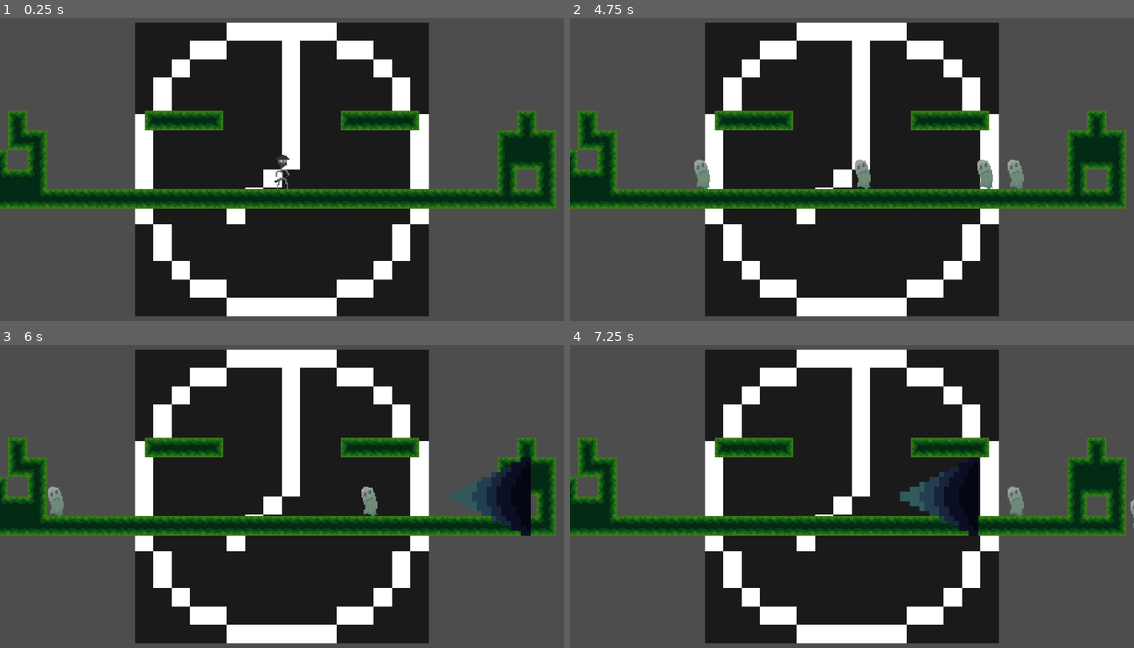
Above: before the commit, frames 1-4 (two rows, left to right).
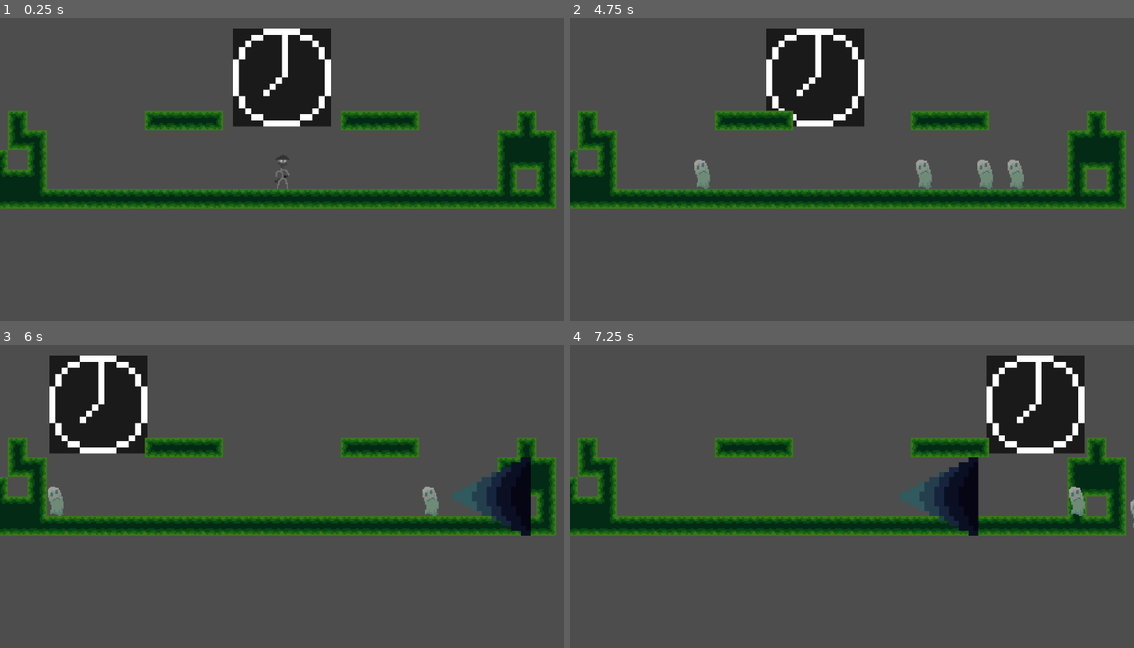
Above: after the commit, the same moments.

Repository: Wayl123/This-Is-Nightmare-Project
Game: Godot game, scene res://scene/boss_stage.tscn
Same seed, same stepped clock (60 frames per second), same inputs: the game is played once before the commit and once after it.
Inputs:
- Up to frame 1 (0.25 s): no input
- Up to frame 2 (4.75 s): hold X (Stop) 0.53-1.28 s; hold D (Right) 0.53-2.03 s; tap Space (Jump) at 0.77, 1.52, 3.02, 3.77, 4.52 s; tap Z (Shoot) at 1.35 s; tap X (Stop) at 1.55, 2.85, 3.8, 4.35 s; hold A (Left) 2.03-2.78 s; hold X (Stop) 2.03-2.78 s; hold D (Right) 2.78-4.28 s; hold Z (Shoot) 3.53-4.28 s; hold A (Left) from 4.28 s (still down)
- Up to frame 3 (6 s): release A (Left) at 5.03 s; hold D (Right) 5.03-5.78 s; hold X (Stop) 5.03-5.78 s; hold A (Left) from 5.78 s (still down); tap Z (Shoot) at 5.85 s
- Up to frame 4 (7.25 s): keep holding A (Left); tap Space (Jump) at 6.02, 6.77 s; tap X (Stop) at 6.05 s; hold X (Stop) from 6.53 s (still down)

The runs differ from the first frame. In frame 1, 42% of the frame differs, in the area x 23-77%, y 1-99%; in frame 2, 41%; in frame 3, 50%, in the area x 8-78%, y 1-99%; in frame 4, 49%.

Commit message:
Random boss movement

Diff:
--- a/scene/boss.tscn
+++ b/scene/boss.tscn
@@ -18,16 +18,17 @@
 
 [sub_resource type="CircleShape2D" id="CircleShape2D_s7k5g"]
 
-[sub_resource type="RectangleShape2D" id="RectangleShape2D_t75mh"]
-size = Vector2(240, 45)
+[sub_resource type="CircleShape2D" id="CircleShape2D_que60"]
+radius = 42.0476
 
 [node name="Boss" type="CharacterBody2D"]
+position = Vector2(0, -75)
 collision_layer = 0
 collision_mask = 0
 script = ExtResource("1_526fu")
 
 [node name="AnimatedSprite2D" type="AnimatedSprite2D" parent="."]
-scale = Vector2(0.3, 0.3)
+scale = Vector2(0.1, 0.1)
 sprite_frames = SubResource("SpriteFrames_k78ym")
 animation = &"idle"
 
@@ -40,9 +41,25 @@
 collision_mask = 4
 
 [node name="CollisionShape2D" type="CollisionShape2D" parent="Hurtbox"]
-position = Vector2(0, -97.5)
-shape = SubResource("RectangleShape2D_t75mh")
+shape = SubResource("CircleShape2D_que60")
+debug_color = Color(0, 0.6, 0, 0.419608)
 
 [node name="EnemySpawnMarkers" parent="." instance=ExtResource("3_ba5es")]
 
 [node name="BulletSpawnMarkers" parent="." instance=ExtResource("4_rxmkd")]
+
+[node name="MoveMarkerLeft" type="Marker2D" parent="."]
+unique_name_in_owner = true
+position = Vector2(-150, -75)
+
+[node name="MoveMarkerMiddle" type="Marker2D" parent="."]
+unique_name_in_owner = true
+position = Vector2(0, -75)
+
+[node name="MoveMarkerRight" type="Marker2D" parent="."]
+unique_name_in_owner = true
+position = Vector2(150, -75)
+
+[node name="MoveTimer" type="Timer" parent="."]
+unique_name_in_owner = true
+one_shot = true
--- a/scene/bullet_spawn_markers.tscn
+++ b/scene/bullet_spawn_markers.tscn
@@ -23,7 +23,15 @@
 position = Vector2(250, 0)
 rotation = 3.14159
 
+[node name="BulletSpawnBoss" type="Marker2D" parent="."]
+unique_name_in_owner = true
+position = Vector2(0, -75)
+
 [node name="BigBulletTimer" type="Timer" parent="."]
 unique_name_in_owner = true
 wait_time = 5.0
 autostart = true
+
+[node name="BulletHellTimer" type="Timer" parent="."]
+unique_name_in_owner = true
+wait_time = 0.5
--- a/scripts/Boss.gd
+++ b/scripts/Boss.gd
@@ -1,15 +1,28 @@
 extends CharacterBody2D
 
 @onready var hurtbox = %Hurtbox
+@onready var moveMarkerLeft = %MoveMarkerLeft
+@onready var moveMarkerMiddle = %MoveMarkerMiddle
+@onready var moveMarkerRight = %MoveMarkerRight
+@onready var moveTimer = %MoveTimer
 
 var ENEMY = preload("res://scene/enemy.tscn")
 
+const SPEED = 200.0
 const TOTAL_HEALTH = 1000
+
+var destPosition : Vector2
 
 var health = 1000
 
 func _ready():
 	hurtbox.connect("area_entered", Callable(self, "_got_hit"))
+
+	destPosition = moveMarkerMiddle.position
+
+func _physics_process(delta : float):
+	call_deferred("_random_move", delta)
+	global_position = global_position.move_toward(destPosition, delta * SPEED)
 
 func _got_hit(area : Area2D):
 	health -= area.get_damage()
@@ -25,3 +38,25 @@
 		pass
 
 	print_debug(healthPercent)
+
+func _random_move(delta : float):
+	if global_position == destPosition and moveTimer.is_stopped():
+		var rng = RandomNumberGenerator.new()
+		moveTimer.wait_time = rng.randf_range(0.1, 5.0)
+		moveTimer.start()
+		print_debug(moveTimer.wait_time)
+		await moveTimer.timeout
+
+		var randomPosition = rng.randi_range(0, 1) == 0
+		match destPosition:
+			moveMarkerLeft.position:
+				destPosition = moveMarkerMiddle.position if randomPosition else moveMarkerRight.position
+			moveMarkerMiddle.position:
+				destPosition = moveMarkerLeft.position if randomPosition else moveMarkerRight.position
+			moveMarkerRight.position:
+				destPosition = moveMarkerLeft.position if randomPosition else moveMarkerMiddle.position
+			_:
+				destPosition = moveMarkerMiddle.position
+
+		if rng.randi_range(0, 1) == 0:
+			global_position = destPosition
--- a/scripts/Bullet.gd
+++ b/scripts/Bullet.gd
@@ -15,7 +15,7 @@
 	connect("area_entered", Callable(self, "_hit_object"))
 
 	_set_bullet_collision()
-	timer.set_wait_time(expireTime)
+	timer.wait_time = expireTime
 	timer.start()
 	timer.timeout.connect(_bullet_expire)
 
@@ -34,7 +34,6 @@
 	queue_free()
 
 func _bullet_expire():
-	print_debug("expired")
 	queue_free()
 
 func get_damage():
--- a/scripts/BulletSpawnMarkers.gd
+++ b/scripts/BulletSpawnMarkers.gd
@@ -4,6 +4,7 @@
 @onready var bulletSpawnBottomLeft = %BulletSpawnBottomLeft
 @onready var bulletSpawnTopRight = %BulletSpawnTopRight
 @onready var bulletSpawnBottomRight = %BulletSpawnBottomRight
+@onready var bulletSpawnBoss = %BulletSpawnBoss
 @onready var bigBulletTimer = %BigBulletTimer
 
 var BULLET = preload("res://scene/bullet.tscn")
@@ -30,7 +31,10 @@
 	order = (order + 1) % 4
 	bullet.add_to_group("EnemyBullets")
 	bullet.transform = spawn.transform
-	bullet.set_scale(Vector2(4, 4))
+	bullet.scale = Vector2(4, 4)
 	bullet.set("speed", 20.0)
 	bullet.set("expireTime", 10.0)
 	get_node("/root/BossStage").add_child(bullet)
+
+func _spawn_bullet_spread():
+	pass
--- a/scripts/Enemy.gd
+++ b/scripts/Enemy.gd
@@ -17,10 +17,7 @@
 	if not is_on_floor():
 		velocity.y += gravity * delta
 
-	if direction:
-		velocity.x = direction * SPEED
-	else:
-		velocity.x = move_toward(velocity.x, 0, SPEED)
+	velocity.x = direction * SPEED
 
 	move_and_slide()
 
--- a/scripts/EnemySpawnMarkers.gd
+++ b/scripts/EnemySpawnMarkers.gd
@@ -25,6 +25,6 @@
 			direction = -1.0
 
 		alt = not alt
-		enemy.transform = spawn.transform
+		enemy.position = spawn.position
 		enemy.set("direction", direction)
 		get_node("/root/BossStage").add_child(enemy)
--- a/scripts/Player.gd
+++ b/scripts/Player.gd
@@ -28,12 +28,9 @@
 			velocity.y = JUMP_VELOCITY
 
 		var direction = Input.get_axis("Left", "Right")
-		if direction:
-			velocity.x = direction * SPEED
-		else:
-			velocity.x = move_toward(velocity.x, 0, SPEED)
+		velocity.x = direction * SPEED
 	else:
-		velocity.x = move_toward(velocity.x, 0, SPEED)
+		velocity.x = 0
 
 	animation.play(idleAnimation)
 
@@ -43,7 +40,7 @@
 	if Input.is_action_pressed("Left") or Input.is_action_pressed("Right") or Input.is_action_pressed("Up") or Input.is_action_pressed("Down"):
 		var vector = Input.get_vector("Left", "Right", "Up", "Down")
 		var roundAngle = round(vector.angle()/(PI/2.0))*(PI/2.0)
-		gun.set_rotation(roundAngle)
+		gun.rotation = roundAngle
 
 	if (Input.is_action_pressed("Shoot") or Input.is_action_pressed("Stop")) and gunDelay.is_stopped():
 		gun.shoot()
--- a/scripts/PlayerHurtbox.gd
+++ b/scripts/PlayerHurtbox.gd
@@ -18,9 +18,9 @@
 func _blink_effect():
 	var object = get_parent()
 
-	object.set_visible(not object.is_visible())
+	object.visible = not object.visible
 
 func _stop_blink():
 	blinkTimer.stop()
 
-	get_parent().set_visible(true)
+	get_parent().visible = true
